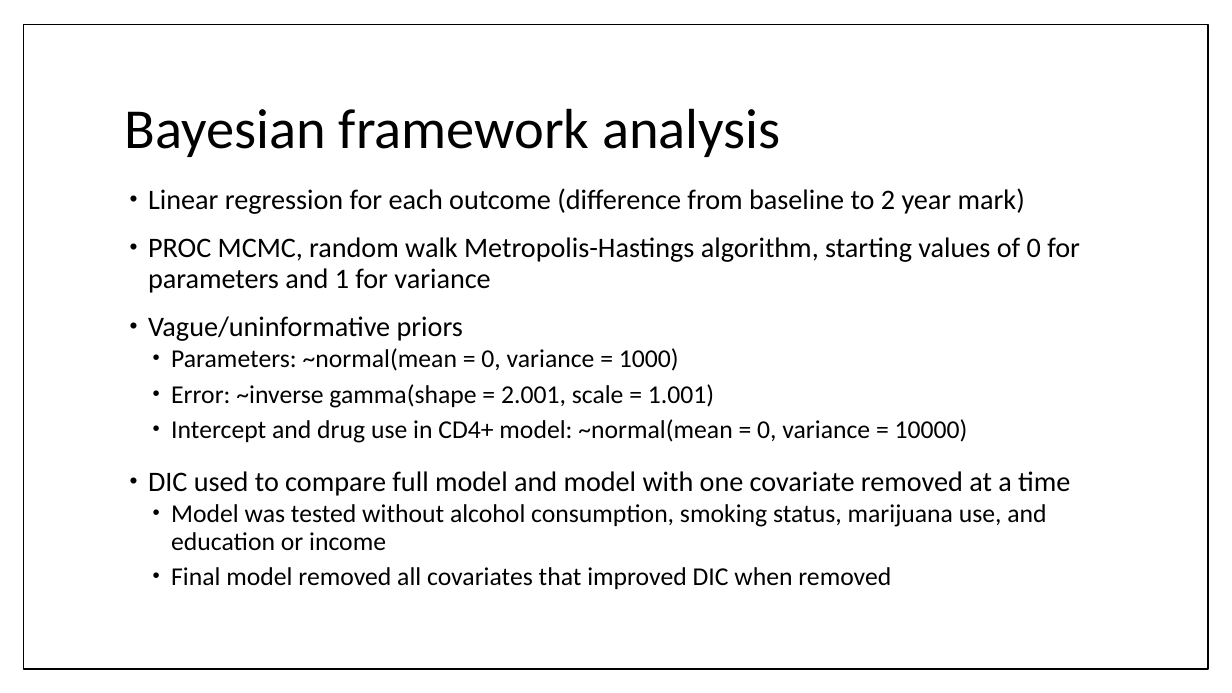
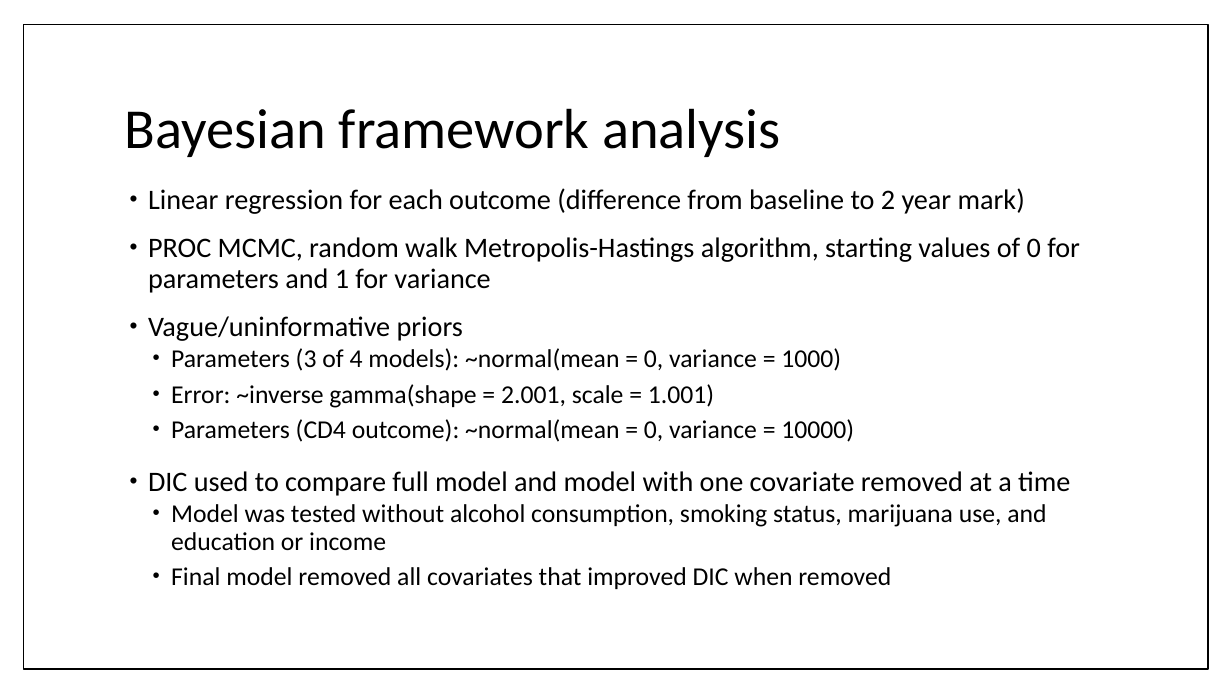
Before and after one commit to johnsra3/bios6623-johnsra3, a slide deck: slide 4 of Project1/Reports/Project 1 Final Presentation.pptx. Drawn at 1232x693 pixels with LibreOffice and Linux fonts; fonts in the diff are those of the drawing. Boxes give left, top, right and bottom in pixels: in the first picture for what was removed or moved away, otherwise in the second. Text is boxed around its words. In the diff, an @@ line names an element or a change of style, - is before the commit and + after.

Commit message:
Created final model summary tables, updated presentation and report w/ them

```diff
--- a/Project1/Reports/Project 1 Final Presentation.pptx
+++ b/Project1/Reports/Project 1 Final Presentation.pptx
@@ text at <box>171,348,841,371</box>: text changed @@
-  • Parameters: ~normal(mean = 0, variance = 1000)
+  • Parameters (3 of 4 models): ~normal(mean = 0, variance = 1000)
@@ text at <box>171,419,854,442</box>: text changed @@
-  • Intercept and drug use in CD4+ model: ~normal(mean = 0, variance = 10000)
+  • Parameters (CD4 outcome): ~normal(mean = 0, variance = 10000)
```
Also in this commit, not shown: 3 slides added, 1 slide removed, 8 other files.
